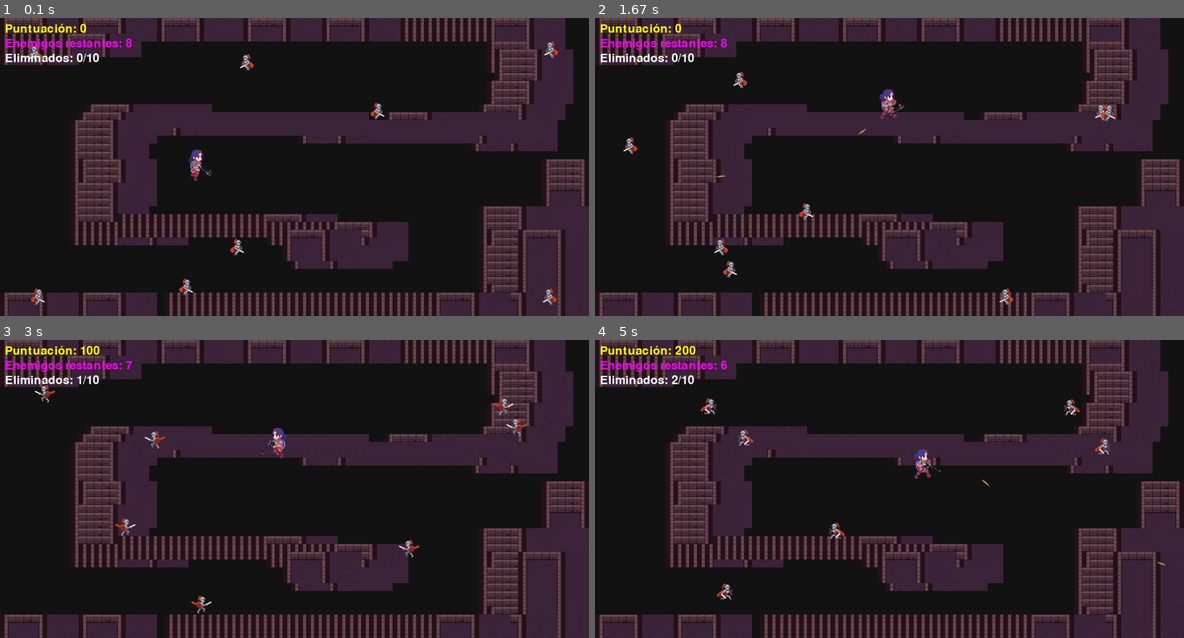
Above: before the commit, frames 1-4 (two rows, left to right).
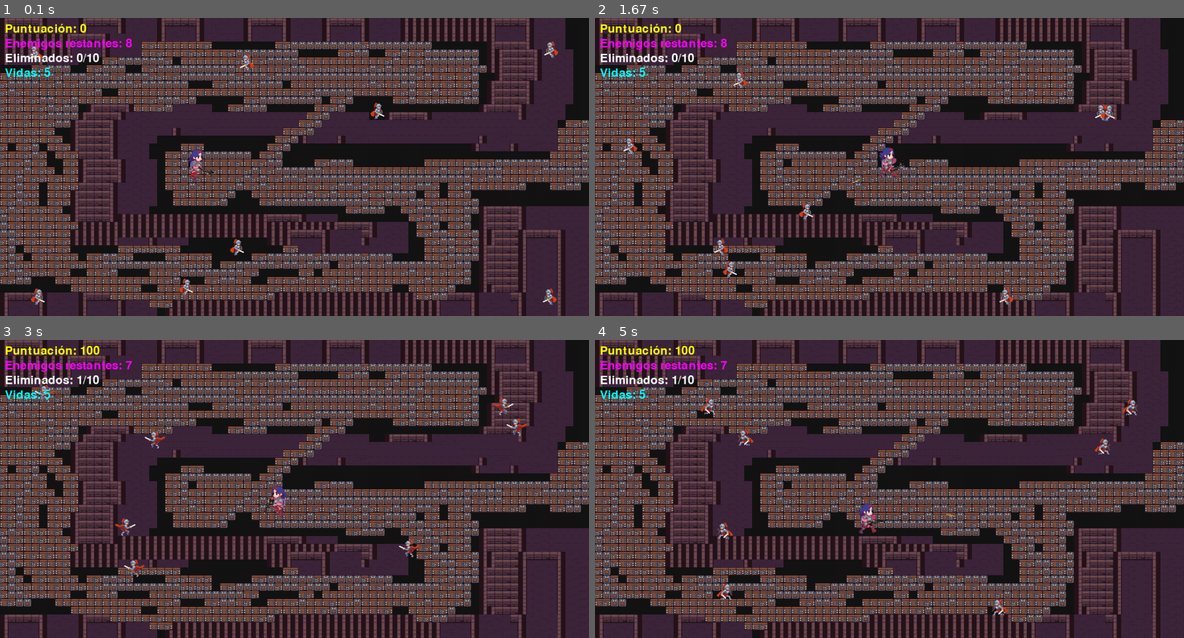
Above: after the commit, the same moments.

Repository: ingivangaleno-reyes/pygame
Game: pygame game, started from main.py
Two runs of this game, one before a commit and one after it. Both use one fixed random seed, a clock stepped at 60 frames per second and the inputs below.
Inputs (mouse positions are in pixels of both pictures, inside the frame that each line leads up to):
- Up to frame 1 (0.1 s): no input
- Up to frame 2 (1.67 s): hold D 0.33-0.8 s; move the mouse to (865, 178) at 0.37 s; click (895, 187) at 0.88 s; hold W 1.17-1.47 s; click (748, 169) at 1.25 s; click (706, 235) at 1.55 s
- Up to frame 3 (3 s): hold D 1.83-2.3 s; click (382, 384) at 1.92 s; hold A 2.33-2.87 s; click (365, 515) at 2.42 s; hold S from 2.9 s (still down); click (306, 387) at 2.98 s
- Up to frame 4 (5 s): release S at 3.2 s; hold A 3.23-3.63 s; click (677, 480) at 3.32 s; hold W 3.67-4.03 s; click (895, 521) at 3.75 s; hold D 4.07-4.7 s; click (871, 438) at 4.15 s; hold S from 4.73 s (still down); click (1042, 536) at 4.82 s

The runs differ from the first frame. In frame 1, 42% of the frame differs, in the area x 0-100%, y 7-98%; in frame 2, 42%; in frame 3, 42%; in frame 4, 42%, in the area x 0-100%, y 1-98%.

Commit message:
Sistema de Vidas, manejo de invencibilidad y Reinicio

Diff:
--- a/assets/tiles/escenario2.tmx
+++ b/assets/tiles/escenario2.tmx
@@ -6,40 +6,40 @@
 1,2,3,4,5,6,7,8,9,10,1,2,3,4,5,6,7,8,9,10,1,2,3,4,5,6,7,8,9,10,10,1,2,3,4,5,6,7,8,9,10,1,2,3,4,5,6,7,8,9,10,1,1,1,1,1,1,1,1,1,1,1,1,2,3,4,5,6,7,8,9,10,0,0,0,
 11,12,13,14,15,16,17,18,19,20,11,12,13,14,15,16,17,18,19,20,11,12,13,14,15,16,17,18,19,20,20,11,12,13,14,15,16,17,18,19,20,11,12,13,14,15,16,17,18,19,20,11,11,11,11,11,11,11,11,11,11,11,11,12,13,14,15,16,17,18,19,20,0,0,0,
 1,1,1,1,1,1,1,1,1,2,3,4,5,6,7,8,9,10,29,30,21,22,23,24,25,26,27,28,29,30,30,21,22,23,24,25,26,27,28,29,30,21,22,23,24,25,26,27,28,29,30,21,21,21,21,21,21,21,21,21,21,21,21,22,23,24,25,26,27,28,29,30,0,0,0,
-11,11,11,11,11,11,11,11,11,12,13,14,15,16,17,18,19,20,0,0,0,0,0,0,0,0,0,0,0,0,0,0,0,0,0,0,0,0,0,0,0,0,0,0,0,0,0,0,0,0,0,0,0,0,0,0,0,0,0,0,0,0,1,2,3,4,5,6,7,8,9,10,0,0,0,
-21,21,21,21,21,21,21,21,21,22,23,24,25,26,27,28,29,30,0,0,0,0,0,0,0,0,0,0,0,0,0,0,0,0,0,0,0,0,0,0,0,0,0,0,0,0,0,0,0,0,0,0,0,0,0,0,0,0,0,0,0,0,1,1,2,3,4,5,6,7,8,9,10,0,0,
-21,22,23,24,25,26,27,28,29,30,0,0,0,0,0,0,0,0,0,0,0,0,0,0,0,0,0,0,0,0,0,0,0,0,0,0,0,0,0,0,0,0,0,0,0,0,0,0,0,0,0,0,0,0,0,0,0,0,0,0,0,0,11,1,2,3,4,5,6,7,8,9,10,0,0,
-0,0,0,0,0,0,0,0,0,0,0,0,0,0,0,0,0,0,0,0,0,0,0,0,0,0,0,0,0,0,0,0,0,0,0,0,0,0,0,0,0,0,0,0,0,0,0,0,0,0,0,0,0,0,0,0,0,0,0,0,0,0,21,1,2,3,4,5,6,7,8,9,10,0,0,
-0,0,0,0,0,0,0,0,0,0,0,0,0,0,0,0,0,0,0,0,0,0,0,0,0,0,0,0,0,0,0,0,0,0,0,0,0,0,0,0,0,0,0,0,0,0,0,0,0,0,0,0,0,0,0,0,0,0,0,0,0,0,0,1,2,3,4,5,6,7,8,9,10,0,0,
-0,0,0,0,0,0,0,0,0,0,0,0,0,0,0,0,0,0,0,0,0,0,0,0,0,0,0,0,0,0,0,0,0,0,0,0,0,0,0,0,0,0,0,0,0,0,0,0,0,0,0,0,0,0,0,0,0,0,0,0,0,0,1,2,3,4,5,6,7,8,9,10,10,0,0,
-0,0,0,0,0,0,0,0,0,0,0,0,0,0,0,0,0,0,0,0,0,0,0,0,0,0,0,0,0,0,0,0,0,0,0,0,0,0,0,0,0,0,0,0,0,0,0,0,0,0,0,0,0,0,0,0,0,0,0,0,0,0,1,2,3,4,5,6,7,8,9,10,20,0,0,
-0,0,0,0,0,0,0,0,0,0,0,0,0,0,0,0,0,0,0,0,0,0,0,0,0,0,0,0,0,0,0,0,0,0,0,0,0,0,0,0,0,0,0,0,0,0,0,0,0,0,0,0,0,0,0,0,0,0,0,0,0,0,1,2,3,4,5,6,7,8,9,10,30,0,0,
-0,0,0,0,0,0,0,0,0,0,0,1,2,3,4,5,6,7,8,9,10,10,10,10,10,10,10,0,0,0,0,0,0,0,0,0,0,0,0,0,0,0,0,0,0,0,0,0,0,0,0,0,0,0,0,0,0,0,0,0,0,1,2,3,4,5,6,7,8,9,10,20,0,0,0,
-0,0,0,0,0,0,0,0,0,0,1,2,3,4,5,6,7,8,9,10,10,20,20,20,20,20,20,10,10,10,10,10,10,10,10,10,10,10,10,10,10,10,10,10,10,10,10,0,0,1,2,3,4,5,6,7,8,9,10,10,10,10,10,10,10,10,6,7,8,9,10,30,0,0,0,
-0,0,0,0,0,0,0,0,0,1,2,3,4,5,6,7,8,9,10,10,20,30,30,30,30,30,30,20,20,20,20,20,20,20,20,20,20,20,20,20,20,20,20,20,20,20,20,10,10,10,10,10,10,10,10,10,10,10,10,20,20,20,20,20,20,20,10,10,10,9,10,0,0,0,0,
-0,0,0,0,0,0,0,0,0,1,2,3,4,5,6,7,8,9,10,20,30,25,26,27,28,29,30,30,30,30,30,30,30,30,30,30,30,30,30,30,30,30,30,30,30,30,30,20,20,20,20,20,20,20,20,20,20,20,20,30,30,30,30,30,30,30,20,20,20,10,10,0,0,0,0,
-0,0,0,0,0,0,0,0,0,1,2,3,4,5,6,7,8,9,10,30,0,0,0,0,0,0,0,0,0,0,0,0,0,0,0,0,0,0,21,22,23,24,25,26,27,28,29,30,30,30,30,30,30,30,30,30,30,30,30,24,25,26,27,28,29,30,30,30,30,20,20,0,0,0,0,
-0,0,0,0,0,0,0,0,0,1,2,3,4,5,6,7,8,9,10,0,0,0,0,0,0,0,0,0,0,0,0,0,0,0,0,0,0,0,0,0,0,0,0,0,0,0,0,0,0,0,0,0,0,0,0,0,0,0,0,0,21,22,23,24,25,26,27,28,29,30,30,0,0,0,0,
-0,0,0,0,0,0,0,0,0,1,2,3,4,5,6,7,8,9,10,0,0,0,0,0,0,0,0,0,0,0,0,0,0,0,0,0,0,0,0,0,0,0,0,0,0,0,0,0,0,0,0,0,0,0,0,0,0,0,0,0,0,0,0,0,0,0,0,0,0,0,0,0,0,0,0,
-0,0,0,0,0,0,0,0,0,1,1,2,3,4,5,6,7,8,9,10,0,0,0,0,0,0,0,0,0,0,0,0,0,0,0,0,0,0,0,0,0,0,0,0,0,0,0,0,0,0,0,0,0,0,0,0,0,0,0,0,0,0,0,0,0,0,0,0,0,1,2,3,4,5,6,
-0,0,0,0,0,0,0,0,0,11,1,2,3,4,5,6,7,8,9,10,0,0,0,0,0,0,0,0,0,0,0,0,0,0,0,0,0,0,0,0,0,0,0,0,0,0,0,0,0,0,0,0,0,0,0,0,0,0,0,0,0,0,0,0,0,0,0,0,0,1,2,3,4,5,6,
-0,0,0,0,0,0,0,0,0,21,1,2,3,4,5,6,7,8,9,10,0,0,0,0,0,0,0,0,0,0,0,0,0,0,0,0,0,0,0,0,0,0,0,0,0,0,0,0,0,0,0,0,0,0,0,0,0,0,0,0,0,0,0,0,0,0,0,0,0,1,2,3,4,5,6,
-0,0,0,0,0,0,0,0,0,1,2,3,4,5,6,7,8,9,10,10,0,0,0,0,0,0,0,0,0,0,0,0,0,0,0,0,0,0,0,0,0,0,0,0,0,0,0,0,0,0,0,0,0,0,0,0,0,0,0,0,0,0,0,0,0,0,0,0,0,1,2,3,4,5,6,
-0,0,0,0,0,0,0,0,0,1,2,3,4,5,6,7,8,9,10,20,0,0,0,0,0,0,0,0,0,0,0,0,0,0,0,0,0,0,0,0,0,0,0,0,0,0,0,0,0,0,0,0,0,0,0,0,0,0,0,0,0,0,0,0,0,0,0,0,0,11,12,13,14,15,16,
-0,0,0,0,0,0,0,0,0,1,2,3,4,5,6,7,8,9,10,30,0,0,0,0,0,0,0,0,0,0,0,0,0,0,0,0,0,0,0,0,0,0,0,0,0,0,0,0,0,0,0,0,0,0,0,0,0,0,0,0,0,0,0,0,0,0,0,0,0,21,22,23,24,25,26,
-0,0,0,0,0,0,0,0,0,1,2,3,4,5,6,7,8,9,10,0,0,0,0,0,0,0,0,0,0,0,0,0,0,0,0,0,0,0,0,0,0,0,0,0,0,0,0,0,0,0,0,0,0,0,0,0,0,0,0,0,0,1,2,3,4,5,6,7,8,9,10,10,10,10,10,
-0,0,0,0,0,0,0,0,0,1,2,3,4,5,6,1,1,1,1,1,1,1,1,1,1,1,1,1,1,1,1,1,1,1,2,3,4,5,6,7,8,9,10,0,0,0,0,0,0,0,0,0,0,0,0,0,0,0,0,0,0,1,2,3,4,5,6,7,8,9,10,20,20,20,20,
-0,0,0,0,0,0,0,0,0,1,1,1,1,1,1,11,11,11,11,11,11,11,11,11,11,11,11,11,11,11,11,11,11,11,1,1,1,1,1,1,1,1,1,2,3,4,5,6,7,8,9,10,0,0,0,0,0,0,0,0,0,1,2,3,4,5,6,7,8,9,10,30,30,30,30,
-0,0,0,0,0,0,0,0,0,11,11,11,11,11,11,21,21,21,21,21,21,21,21,21,21,21,21,21,21,21,21,21,21,21,11,11,1,2,3,4,5,6,7,8,9,10,5,6,7,8,9,10,0,0,0,0,0,0,0,0,0,1,1,2,3,4,1,2,3,4,5,6,7,8,9,
-0,0,0,0,0,0,0,0,0,21,21,21,21,21,21,22,23,24,25,26,27,28,29,30,0,0,0,0,0,0,0,0,0,0,21,21,11,12,13,14,15,16,17,18,19,20,6,7,8,9,10,10,0,0,0,0,0,0,0,0,0,11,1,2,3,4,11,12,13,14,15,16,17,18,19,
-0,0,0,0,0,0,0,0,0,0,0,0,0,0,0,0,0,0,0,0,0,0,0,0,0,0,0,0,0,0,0,0,0,0,0,0,21,22,23,24,25,26,27,28,29,30,10,10,10,10,20,20,0,0,0,0,0,0,0,0,0,1,2,3,4,5,21,22,23,24,25,26,27,28,29,
-0,0,0,0,0,0,0,0,0,0,0,0,0,0,0,0,0,0,0,0,0,0,0,0,0,0,0,0,0,0,0,0,0,0,0,0,21,22,23,24,25,26,27,28,29,30,20,20,20,20,30,30,0,0,0,0,0,0,0,0,0,1,2,3,4,5,21,22,23,24,25,26,27,28,29,
-0,0,0,0,0,0,0,0,0,0,0,0,0,0,0,0,0,0,0,0,0,0,0,0,0,0,0,0,0,0,0,0,0,0,0,0,0,21,22,23,24,25,26,27,28,29,30,30,30,30,0,0,0,0,0,0,0,0,0,0,0,1,2,3,4,5,21,22,23,24,25,26,27,28,29,
-0,0,0,0,0,0,0,0,0,0,0,0,0,0,0,0,0,0,0,0,0,0,0,0,0,0,0,0,0,0,0,0,0,0,0,0,0,0,0,0,0,0,0,0,0,0,0,0,0,0,0,0,0,0,0,0,0,0,0,0,0,1,2,3,4,5,21,22,23,24,25,26,27,28,29,
-0,0,0,0,0,0,0,0,0,0,0,0,0,0,0,0,0,0,0,0,0,0,0,0,0,0,0,0,0,0,0,0,0,0,0,0,0,0,0,0,0,0,0,0,0,0,0,0,0,0,0,0,0,0,0,0,0,0,0,0,0,1,2,3,4,5,21,22,23,24,25,26,27,28,29,
-0,0,0,0,0,0,0,0,0,0,0,0,0,0,0,0,0,0,0,0,0,0,0,0,0,0,0,0,0,0,0,0,0,0,0,0,0,0,0,0,0,0,0,0,0,0,0,0,0,0,0,0,0,0,0,0,0,0,0,0,0,1,1,2,3,4,21,22,23,24,25,26,27,28,29,
-1,2,3,4,5,6,7,8,9,10,1,2,3,4,5,6,7,8,9,10,0,1,1,1,1,1,1,1,1,1,1,1,1,1,1,1,1,1,1,1,1,1,1,1,1,1,1,1,1,1,1,1,1,1,1,1,2,3,4,5,6,7,8,9,10,5,6,7,8,9,10,26,27,28,29,
-11,12,13,14,15,16,17,18,19,20,11,12,13,14,15,16,17,18,19,20,0,11,11,11,11,11,11,11,11,11,11,11,11,11,11,11,11,11,11,11,11,11,11,11,11,11,11,11,11,11,11,11,11,11,11,11,12,13,14,15,16,17,18,19,20,15,16,17,18,19,20,26,27,28,29,
+11,11,11,11,11,11,11,11,11,12,13,14,15,16,17,18,19,20,37,38,37,37,37,37,37,37,38,0,0,0,0,0,0,0,0,37,38,39,39,39,39,39,39,39,39,39,38,39,39,39,39,39,39,39,39,0,0,0,0,0,0,0,1,2,3,4,5,6,7,8,9,10,0,0,0,
+21,21,21,21,21,21,21,21,21,22,23,24,25,26,27,28,29,30,37,37,38,37,37,37,38,38,37,37,37,38,39,39,39,39,39,39,39,39,0,0,0,0,0,37,38,39,39,0,0,37,38,39,37,38,39,39,39,39,39,39,39,0,1,1,2,3,4,5,6,7,8,9,10,0,0,
+21,22,23,24,25,26,27,28,29,30,0,0,0,37,38,39,39,39,39,39,39,38,0,37,37,37,37,37,37,37,38,39,37,38,39,39,39,39,37,37,37,37,37,37,37,37,37,37,37,38,39,37,37,38,39,39,39,39,39,39,39,0,11,1,2,3,4,5,6,7,8,9,10,0,0,
+0,0,0,0,37,38,39,39,39,0,0,37,38,39,39,39,0,0,37,38,39,39,39,39,39,39,39,39,39,39,37,37,37,37,37,37,38,39,39,37,38,38,38,38,38,37,38,39,38,39,37,38,39,39,37,37,38,37,37,38,39,39,21,1,2,3,4,5,6,7,8,9,10,0,0,
+37,38,37,38,39,39,39,38,39,39,39,38,39,39,37,38,39,39,39,38,38,37,38,39,39,39,39,39,39,39,38,39,39,39,38,39,39,39,39,39,39,39,39,39,39,39,39,39,39,39,39,39,39,38,39,37,37,38,37,38,39,0,0,1,2,3,4,5,6,7,8,9,10,0,0,
+38,39,39,39,39,37,38,39,37,38,39,39,39,39,39,39,39,38,39,39,39,39,39,39,0,0,0,37,38,39,39,39,38,39,39,39,0,37,37,37,37,37,37,37,37,37,38,39,38,37,38,39,39,37,37,37,37,38,37,38,39,0,1,2,3,4,5,6,7,8,9,10,10,0,0,
+38,39,38,37,38,37,37,37,37,37,37,38,39,0,0,37,37,37,37,37,37,37,37,37,37,37,37,37,37,37,37,37,37,37,37,37,37,37,37,38,39,39,39,39,39,37,37,37,37,37,37,38,39,37,38,39,37,37,37,38,39,0,1,2,3,4,5,6,7,8,9,10,20,0,0,
+38,37,38,37,38,39,39,37,38,39,37,37,37,37,37,37,37,37,37,38,39,39,39,38,39,0,0,0,0,0,0,37,38,39,39,39,39,39,39,39,39,0,37,38,39,0,0,0,0,0,37,38,39,37,38,38,38,37,38,39,39,0,1,2,3,4,5,6,7,8,9,10,30,0,0,
+38,37,38,37,37,38,39,38,39,39,0,1,2,3,4,5,6,37,37,37,38,39,10,10,10,10,10,0,0,37,38,39,39,39,0,0,0,0,0,0,37,37,38,39,0,0,0,0,0,0,0,0,0,0,0,0,0,0,0,0,0,1,2,3,4,5,6,7,8,9,10,20,0,0,0,
+38,37,37,38,37,38,39,39,39,39,1,2,3,4,5,6,7,8,9,10,10,20,20,20,20,20,20,10,10,10,10,10,10,10,10,10,10,10,10,37,38,39,10,10,10,10,10,0,0,1,2,3,4,5,6,7,8,9,10,10,10,10,10,10,10,10,6,7,8,9,10,30,0,0,0,
+37,38,37,38,37,37,38,39,39,1,2,3,4,5,6,7,8,9,10,10,20,30,30,30,30,30,30,20,20,20,20,20,20,20,20,20,20,20,37,38,39,20,20,20,20,20,20,10,10,10,10,10,10,10,10,10,10,10,10,20,20,20,20,20,20,20,10,10,10,9,10,0,37,38,39,
+37,37,38,37,38,37,38,0,0,1,2,3,4,5,6,7,8,9,10,20,30,25,26,27,28,29,30,30,30,30,30,30,30,30,30,30,37,37,38,39,30,30,30,30,30,30,30,20,20,20,20,20,20,20,20,20,20,20,20,30,30,30,30,30,30,30,20,20,20,10,10,37,37,37,38,
+37,37,37,38,38,37,37,38,0,1,2,3,4,5,6,7,8,9,10,30,0,0,0,0,0,0,0,0,0,0,0,0,0,0,0,37,38,39,21,22,23,24,25,26,27,28,29,30,30,30,30,30,30,30,30,30,30,30,30,24,25,26,27,28,29,30,30,30,30,20,20,37,38,37,38,
+38,0,37,38,39,0,37,37,38,1,2,3,4,5,6,7,8,9,10,0,0,0,0,37,37,38,0,0,0,0,0,0,0,0,37,38,39,0,0,0,0,0,0,0,0,0,0,0,0,0,0,0,0,0,0,0,0,0,0,0,21,22,23,24,25,26,27,28,29,30,30,37,37,38,39,
+38,37,37,38,39,38,0,37,37,38,2,3,4,5,6,7,8,9,10,0,0,37,38,39,39,39,39,39,39,39,39,39,0,37,38,39,0,0,0,0,0,0,0,0,0,0,0,0,0,0,0,0,0,0,0,0,0,0,0,0,0,0,0,0,0,0,0,0,0,0,37,37,37,38,39,
+38,37,38,39,37,38,0,0,37,38,1,2,3,4,5,6,7,8,9,10,0,37,38,39,0,37,37,37,37,37,38,37,37,38,39,39,0,0,0,0,37,38,39,39,39,0,0,0,0,0,0,0,0,0,37,37,37,37,37,37,38,37,38,39,39,39,39,39,39,39,37,38,37,38,39,
+37,37,38,39,37,38,38,0,37,38,1,2,3,4,5,6,7,8,9,10,0,37,38,39,37,38,37,38,37,37,37,38,39,37,38,39,39,39,39,39,39,37,37,37,37,37,37,37,37,37,37,37,37,37,37,38,39,37,38,39,39,39,39,39,37,37,37,37,38,39,39,39,39,39,39,
+37,38,39,37,38,38,37,38,37,38,1,2,3,4,5,6,7,8,9,10,0,37,38,39,38,38,37,38,37,37,38,39,38,39,37,38,39,39,38,39,39,39,39,39,39,39,39,39,39,39,39,39,39,39,39,39,39,39,39,39,37,38,39,39,37,37,37,37,37,37,37,37,38,39,39,
+37,38,39,37,38,0,37,38,38,38,2,3,4,5,6,7,8,9,10,10,0,37,37,38,39,38,37,37,37,38,39,37,38,39,38,37,37,37,37,37,38,37,38,39,39,38,39,38,37,38,39,37,38,39,39,38,0,37,38,39,37,37,37,37,37,38,39,0,0,0,37,38,39,39,0,
+37,38,39,38,38,0,37,37,38,1,2,3,4,5,6,7,8,9,10,20,0,0,37,38,37,37,38,37,38,39,0,0,37,37,37,37,37,37,38,39,37,38,39,37,37,38,39,37,38,39,39,39,39,0,37,38,0,37,38,39,0,0,0,0,0,0,0,0,0,0,0,0,0,0,0,
+37,38,39,38,38,0,37,38,38,1,2,3,4,5,6,7,8,9,10,30,0,0,37,37,37,37,37,38,39,0,0,0,0,37,38,39,39,39,39,39,39,39,39,39,39,39,39,37,38,39,37,38,39,39,37,38,38,37,37,38,39,0,0,0,0,0,0,0,0,0,0,0,0,0,0,
+38,39,38,37,38,38,37,38,0,1,2,3,4,5,6,7,8,9,10,0,0,0,0,0,0,0,0,0,0,0,0,0,0,0,0,0,0,0,0,0,0,0,0,0,37,38,39,39,39,0,0,37,38,39,39,37,38,37,38,39,39,1,2,3,4,5,6,7,8,9,10,10,10,10,10,
+39,37,38,37,37,38,37,37,38,1,2,3,4,5,6,1,1,1,1,1,1,1,1,1,1,1,1,1,1,1,1,1,1,1,2,3,4,5,6,7,8,9,10,0,0,0,0,0,0,0,0,0,37,38,39,39,37,37,38,39,0,1,2,3,4,5,6,7,8,9,10,20,20,20,20,
+39,37,38,37,37,37,38,37,38,38,1,1,1,1,1,11,11,11,11,11,11,11,11,11,11,11,11,11,11,11,11,11,11,11,1,1,1,1,1,1,1,1,1,2,3,4,5,6,7,8,9,10,0,37,38,39,0,37,38,39,0,1,2,3,4,5,6,7,8,9,10,30,30,30,30,
+39,39,38,37,38,37,38,37,38,11,11,11,11,11,11,21,21,21,21,21,21,21,21,21,21,21,21,21,21,21,21,21,21,21,11,11,1,2,3,4,5,6,7,8,9,10,5,6,7,8,9,10,0,37,38,39,39,37,37,38,39,1,1,2,3,4,1,2,3,4,5,6,7,8,9,
+38,39,38,37,38,37,37,37,38,21,21,21,21,21,21,22,23,24,25,26,27,28,29,30,0,0,0,0,0,0,0,0,0,0,21,21,11,12,13,14,15,16,17,18,19,20,6,7,8,9,10,10,0,0,37,38,39,39,37,38,39,11,1,2,3,4,11,12,13,14,15,16,17,18,19,
+38,39,0,37,37,38,38,37,38,0,0,0,0,0,0,37,38,38,38,38,38,38,38,0,0,0,0,0,0,0,0,0,0,0,0,0,37,38,23,24,25,26,27,28,29,30,10,10,10,10,20,20,0,0,37,37,38,39,37,38,39,1,2,3,4,5,21,22,23,24,25,26,27,28,29,
+38,39,38,0,37,38,37,38,38,38,0,37,38,39,39,38,38,0,0,0,0,37,38,38,37,38,38,0,0,0,0,0,37,38,39,39,39,39,39,39,38,39,39,39,39,39,38,39,39,39,0,0,0,0,37,37,38,39,39,39,39,1,2,3,4,5,21,22,23,24,25,26,27,28,29,
+38,39,38,38,37,38,37,38,37,38,38,37,38,39,39,39,39,39,39,39,39,39,39,38,38,38,38,0,37,38,39,39,39,39,39,38,39,39,38,39,39,39,0,37,38,39,39,37,38,39,39,39,39,39,39,39,37,38,39,39,0,1,2,3,4,5,21,22,23,24,25,26,27,28,29,
+38,39,39,38,38,38,37,37,38,0,0,37,37,38,39,0,0,0,0,37,37,37,38,39,39,39,39,39,39,39,39,37,38,0,0,0,0,0,37,38,0,37,37,37,37,37,37,37,37,37,37,38,39,37,37,37,38,37,38,39,0,1,2,3,4,5,21,22,23,24,25,26,27,28,29,
+37,38,39,39,0,0,0,37,37,37,37,37,37,37,37,37,37,37,37,37,37,38,39,0,0,0,37,38,39,39,37,38,0,0,37,37,37,38,39,37,37,37,38,37,38,39,37,37,37,37,37,37,37,38,39,37,37,37,38,39,0,1,2,3,4,5,21,22,23,24,25,26,27,28,29,
+0,0,0,0,0,0,0,0,0,37,37,37,37,37,37,37,37,38,0,0,37,37,37,37,37,37,38,37,37,37,38,37,37,37,37,38,37,37,37,37,37,38,39,37,37,37,37,37,37,38,0,0,37,37,37,37,38,39,0,0,0,1,1,2,3,4,21,22,23,24,25,26,27,28,29,
+1,2,3,4,5,6,7,8,9,10,1,2,3,4,37,37,37,37,37,37,38,37,37,37,37,37,37,37,37,37,37,37,37,38,39,1,1,1,1,1,1,1,1,1,1,1,1,1,1,1,1,1,1,37,38,39,39,3,4,5,6,7,8,9,10,5,6,7,8,9,10,26,27,28,29,
+11,12,13,14,15,16,17,18,19,20,11,12,13,14,15,16,17,18,19,37,37,38,11,11,11,11,11,11,11,11,11,11,11,11,11,11,11,11,11,11,11,11,11,11,11,11,11,11,11,11,11,11,11,11,11,11,12,13,14,15,16,17,18,19,20,15,16,17,18,19,20,26,27,28,29,
 21,22,23,24,25,26,27,28,29,30,21,22,23,24,25,26,27,28,29,30,0,21,21,21,21,21,21,21,21,21,21,21,21,21,21,21,21,21,21,21,21,21,21,21,21,21,21,21,21,21,21,21,21,21,21,21,22,23,24,25,26,27,28,29,30,25,26,27,28,29,30,26,27,28,29
 </data>
  </layer>
--- a/constantes.py
+++ b/constantes.py
@@ -9,3 +9,5 @@
 GUN_PATH = "assets/weapons/gun.png"
 BULLET_PATH = "assets/weapons/bullet.png"
 VELOCIDAD_BULLET = 15
+VIDAS_MAXIMAS = 5
+TIEMPO_INVENCIBLE = 3000      #3 Segundos
--- a/main.py
+++ b/main.py
@@ -3,7 +3,7 @@
 from players import Player
 from enemy import Enemy
 from weapons import Weapon, Bullet
-from mapa import MapaTiled             #######
+from mapa import MapaTiled
 import random
 
 pygame.init()
@@ -11,7 +11,7 @@
 
 window = pygame.display.set_mode((ks.WIDTH_WINDOW, ks.HIGH_WINDOW))
 
-# Crear el mapa #######
+# Crear el mapa #
 mapa = MapaTiled(
     "assets/tiles/escenario2.tmx",         #archivo_tmx
     "assets/tiles/Dungeon_Tileset.tsx",   #archivo_tsx
@@ -22,11 +22,13 @@
 pygame.display.set_caption("Primer videojuego")
 
 font = pygame.font.SysFont(None, 36)
+font_peque = pygame.font.SysFont(None, 28)
 
 sound_shoot = pygame.mixer.Sound("assets/sounds/shoot.mp3")
 sound_explosion = pygame.mixer.Sound("assets/sounds/explosion.mp3")
 sound_victory = pygame.mixer.Sound("assets/sounds/victory.mp3")
-
+sound_derrota = pygame.mixer.Sound("assets/sounds/victory.mp3")
+sound_damage = pygame.mixer.Sound("assets/sounds/Damage Grunt (Male).wav")
 
 Player_1 = Player(x=400, y=300)
 Gun = Weapon()
@@ -64,8 +66,14 @@
 max_en_pantalla = 4
 total_para_victoria = 10
 victoria = False
-
-# Función para crear enemigo (igual)
+derrota = False
+
+###SISTEMA DE VIDAS ###
+vidas = ks.VIDAS_MAXIMAS
+invencible = False
+tiempo_invencible = 0
+
+# Función para crear enemigo
 def crear_enemigo():
     cuadrante = random.choice(["TL", "TR", "BL", "BR"])
     pad = 40
@@ -89,25 +97,34 @@
 while run:
     reloj.tick(ks.FPS)
 
+    ahora = pygame.time.get_ticks()
+    if invencible and ahora > tiempo_invencible:
+        invencible = False
+
     delta_x = 0
     delta_y = 0
 
-    if mover_arriba:
-        delta_y = -ks.VELOCIDAD
-    if mover_abajo:
-        delta_y = ks.VELOCIDAD
-    if mover_derecha:
-        delta_x = ks.VELOCIDAD
-    if mover_izquierda:
-        delta_x = -ks.VELOCIDAD
+    if not victoria and not derrota:
+        if mover_arriba:
+            delta_y = -ks.VELOCIDAD
+        if mover_abajo:
+            delta_y = ks.VELOCIDAD
+        if mover_derecha:
+            delta_x = ks.VELOCIDAD
+        if mover_izquierda:
+            delta_x = -ks.VELOCIDAD
 
 
     Player_1.movimiento_con_colisiones(delta_x, delta_y, mapa)
 
-    window.fill(ks.COLOR_FONDO)  ######
-    mapa.dibujar(window)         ######
-
-    Player_1.dibujar(interfaz=window)
+    window.fill(ks.COLOR_FONDO)
+    mapa.dibujar(window)
+
+    #Dibujar jugador solo si nohay derrota ni victoria
+    if not victoria and not derrota:
+        # Parpadeo durante invencibilidad
+        if not invencible or (ahora//100) %2 == 0:
+            Player_1.dibujar(interfaz=window)
 
     Gun.update(Player_1)
     Gun.dibujar(window)
@@ -116,21 +133,43 @@
     for e in enemies:
         e.dibujar(superficie=window)
 
+    ### DETECCION DE COLISION CON ENEMIGOS ###
+    if not victoria and not derrota and not invencible:
+        for e in enemies:
+            if Player_1.rect.colliderect(e.rect):
+                vidas -= 1
+                sound_damage.play()
+                invencible = True
+                tiempo_invencible = ahora + ks.TIEMPO_INVENCIBLE
+
+                #Verificar derrota
+                if vidas <= 0:
+                    derrota = True
+                break
+
 
     #### Dibujar balas  ####
     for bullet in balas[:]:
         bullet.update()
+
+        if mapa.verificar_colision(bullet.rect):
+            try:
+                balas.remove(bullet)
+                continue
+            except ValueError:
+                pass
+
         bullet.dibujar(window)
         for e in enemies[:]:
             if bullet.rect.colliderect(e.rect):
-                try:     ###
-                    sound_explosion.play()     #aaa
+                try:
+                    sound_explosion.play()
                     balas.remove(bullet)
                     enemies.remove(e)
-                    score += 100    ###
-                    total_eliminados += 1      #aaa
-                except ValueError:  ###
-                    pass            ###
+                    score += 100
+                    total_eliminados += 1
+                except ValueError:
+                    pass
                 break
 
     # Mantener 4 enemigos activos hasta que se hayan eliminado 5
@@ -153,16 +192,34 @@
     #### HUD: puntuación y enemigos restantes ####
     texto_score = font.render(f"Puntuación: {score}", True, (255, 255, 0))
     texto_enemigos = font.render(f"Enemigos restantes: {len(enemies)}", True, (255, 0, 255))
-    texto_kills = font.render(f"Eliminados: {total_eliminados}/{total_para_victoria}", True, (255, 255, 255))  #aaa
-    window.blit(texto_score, (10, 10))      #
-    window.blit(texto_enemigos, (10, 40))   #
-    window.blit(texto_kills, (10, 70))              #aaa
+    texto_kills = font.render(f"Eliminados: {total_eliminados}/{total_para_victoria}", True, (255, 255, 255))
+    texto_vidas = font.render(f"Vidas: {vidas}", True, (0,255,255) if vidas > 1 else (255,0,0))
+
+    window.blit(texto_score, (10, 10))
+    window.blit(texto_enemigos, (10, 40))
+    window.blit(texto_kills, (10, 70))
+    window.blit(texto_vidas, (10, 100))
+
+    # Indicador de Invencibilidad
+    if invencible:
+        texto_inv = font_peque.render("PELIGRO",True, (255,0,0))
+        window.blit(texto_inv, (ks.WIDTH_WINDOW//2 - 250, ks.HIGH_WINDOW//2))
+
 
     # Comprobación de victoria
     if victoria:
         texto_victoria = font.render("¡VICTORIA! Todos los enemigos eliminados.", True, (255, 255, 0))
+        texto_final_score = font.render(f"Puntuación final: {score}", True, (0,0,255))
         window.blit(texto_victoria, (ks.WIDTH_WINDOW // 2 - 250, ks.HIGH_WINDOW // 2))
-    #############
+        window.blit(texto_final_score, (ks.WIDTH_WINDOW // 2 - 120, ks.HIGH_WINDOW // 2 + 40))
+
+    if derrota:
+        texto_derrota = font.render("HAS SIDO ELIMINADO", True, (255, 0, 0))
+        texto_final_score = font.render(f"Puntuación final: {score}", True, (0,0,255))
+        window.blit(texto_derrota, (ks.WIDTH_WINDOW // 2 - 250, ks.HIGH_WINDOW // 2))
+        window.blit(texto_final_score, (ks.WIDTH_WINDOW // 2 - 120, ks.HIGH_WINDOW // 2 + 40))
+        texto_reiniciar = font_peque.render("Presiona R para reiniciar", True, (125,125,125))
+        window.blit(texto_reiniciar, (ks.WIDTH_WINDOW // 2 - 250, ks.HIGH_WINDOW // 2 + 80))
 
 
     for event in pygame.event.get():
@@ -170,17 +227,47 @@
             run = False
 
         if event.type == pygame.KEYDOWN:
-            if event.key == pygame.K_a:
-                mover_izquierda = True
-
-            if event.key == pygame.K_d:
-                mover_derecha = True
-
-            if event.key == pygame.K_w:
-                mover_arriba = True
-
-            if event.key == pygame.K_s:
-                mover_abajo = True
+            if event.key == pygame.K_r and (victoria or derrota):
+                #Reiniciar todas las variables
+                vidas = ks.VIDAS_MAXIMAS
+                score = 0
+                total_eliminados = 0
+                victoria = False
+                derrota = False
+                enemies.clear()
+                balas.clear()
+
+                e1 = Enemy(x=pad, y=pad, patrol_x_range=(pad, half_w - pad), patrol_y_range=(pad, half_h - pad), mode_interval=4000, mode_offset=0)
+                enemies.append(e1)
+
+                e2 = Enemy(x=ks.WIDTH_WINDOW - pad, y=pad, patrol_x_range=(half_w + pad, ks.WIDTH_WINDOW - pad), patrol_y_range=(pad, half_h - pad), mode_interval=4000, mode_offset=600)
+                enemies.append(e2)
+
+                e3 = Enemy(x=pad, y=ks.HIGH_WINDOW - pad, patrol_x_range=(pad, half_w - pad), patrol_y_range=(half_h + pad, ks.HIGH_WINDOW - pad), mode_interval=4000, mode_offset=1200)
+                enemies.append(e3)
+
+                e4 = Enemy(x=ks.WIDTH_WINDOW - pad, y=ks.HIGH_WINDOW - pad, patrol_x_range=(half_w + pad, ks.WIDTH_WINDOW - pad), patrol_y_range=(half_h + pad, ks.HIGH_WINDOW - pad), mode_interval=4000, mode_offset=1800)
+                enemies.append(e4)
+
+                #Reposicionar al jugador
+                Player_1.rect.center = (400, 300)
+
+                #Enemigos extra
+                for i in range(10):
+                    enemies.append(crear_enemigo())
+
+            if not (victoria or derrota):
+                if event.key == pygame.K_a:
+                    mover_izquierda = True
+
+                if event.key == pygame.K_d:
+                    mover_derecha = True
+
+                if event.key == pygame.K_w:
+                    mover_arriba = True
+
+                if event.key == pygame.K_s:
+                    mover_abajo = True
 
         if event.type == pygame.KEYUP:
             if event.key == pygame.K_a:
@@ -195,15 +282,17 @@
             if event.key == pygame.K_s:
                 mover_abajo = False
 
+
         if event.type == pygame.MOUSEBUTTONDOWN and event.button == 1:
-            bullet = Bullet(
-                Gun.forma.centerx,
-                Gun.forma.centery,
-                Gun.angle,
-                flip= Gun.giro_izquierda
-            )
-            sound_shoot.play()
-            balas.append(bullet)
+            if not (victoria or derrota):
+                bullet = Bullet(
+                    Gun.forma.centerx,
+                    Gun.forma.centery,
+                    Gun.angle,
+                    flip= Gun.giro_izquierda
+                )
+                sound_shoot.play()
+                balas.append(bullet)
 
     pygame.display.update()
 
--- a/mapa.py
+++ b/mapa.py
@@ -73,10 +73,12 @@
 
     def definir_colisiones(self):
         self.colisiones = []
+        #Lista de tiles transitables
+        tiles_transitables = [37,38,39]
         for fila in range(self.mapa_alto):
             for columna in range(self.mapa_ancho):
                 tile_id = self.datos_mapa[fila][columna]
-                if tile_id != 0:
+                if tile_id != 0 and tile_id not in tiles_transitables:
                     rect = pygame.Rect(
                         columna * self.tile_size,
                         fila * self.tile_size,
@@ -89,4 +91,4 @@
         for tile_rect in self.colisiones:
             if rect_jugador.colliderect(tile_rect):
                 return True
-            return False
+        return False
--- a/players.py
+++ b/players.py
@@ -47,12 +47,16 @@
 
         #Mover en x
         self.rect.x += delta_x
-        if mapa.verificar_colision(self.rect):
+        if (mapa.verificar_colision(self.rect) or
+            self.rect.left < 0 or
+            self.rect.right > ks.WIDTH_WINDOW):
             self.rect.x = original_x
 
         #Mover en y
         self.rect.y += delta_y
-        if mapa.verificar_colision(self.rect):
+        if (mapa.verificar_colision(self.rect) or
+            self.rect.top < 0 or
+            self.rect.bottom > ks.HIGH_WINDOW):
             self.rect.y = original_y
 
         # Solo animar si se mueve
Not shown, added: assets/sounds/Damage Grunt (Male).wav
